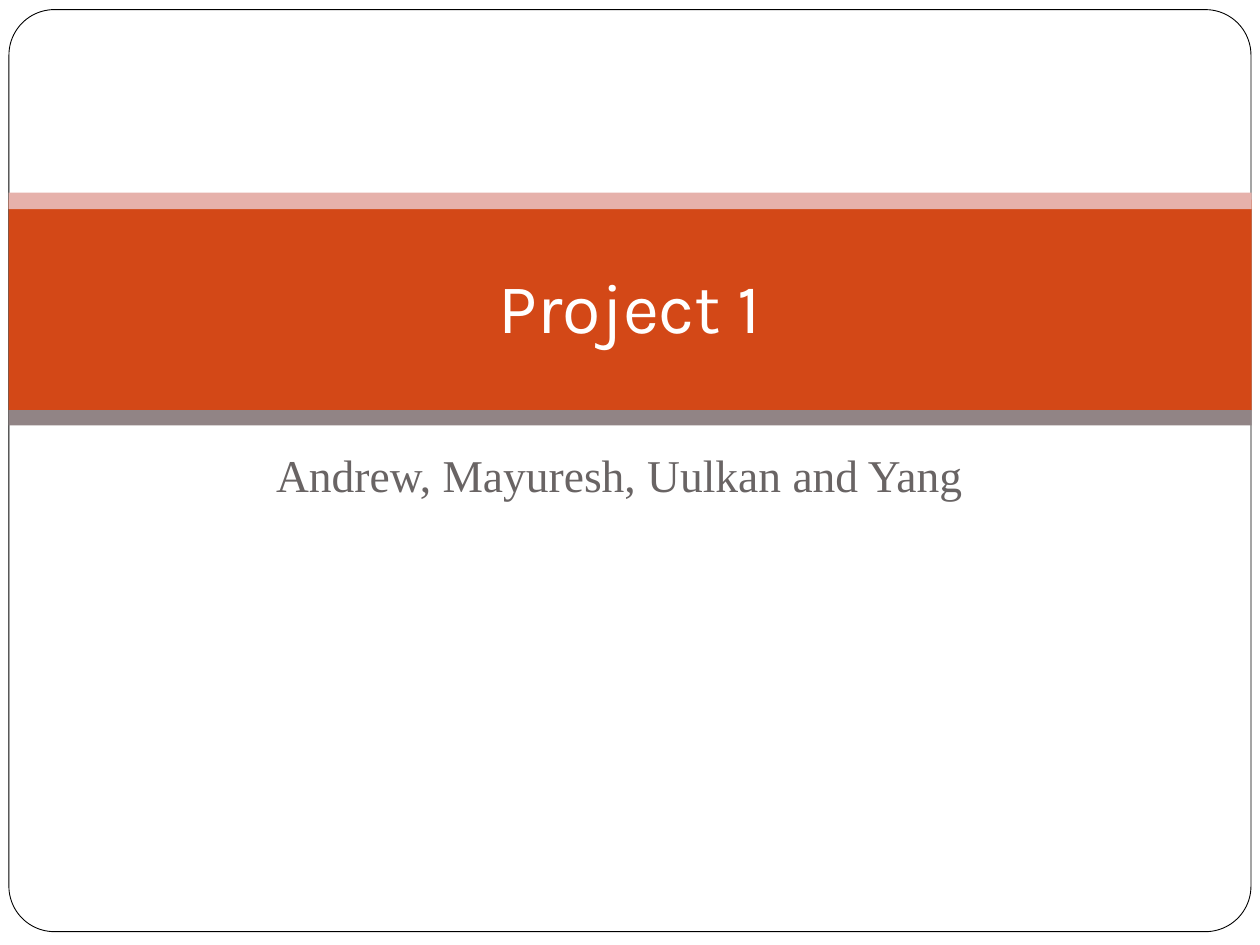
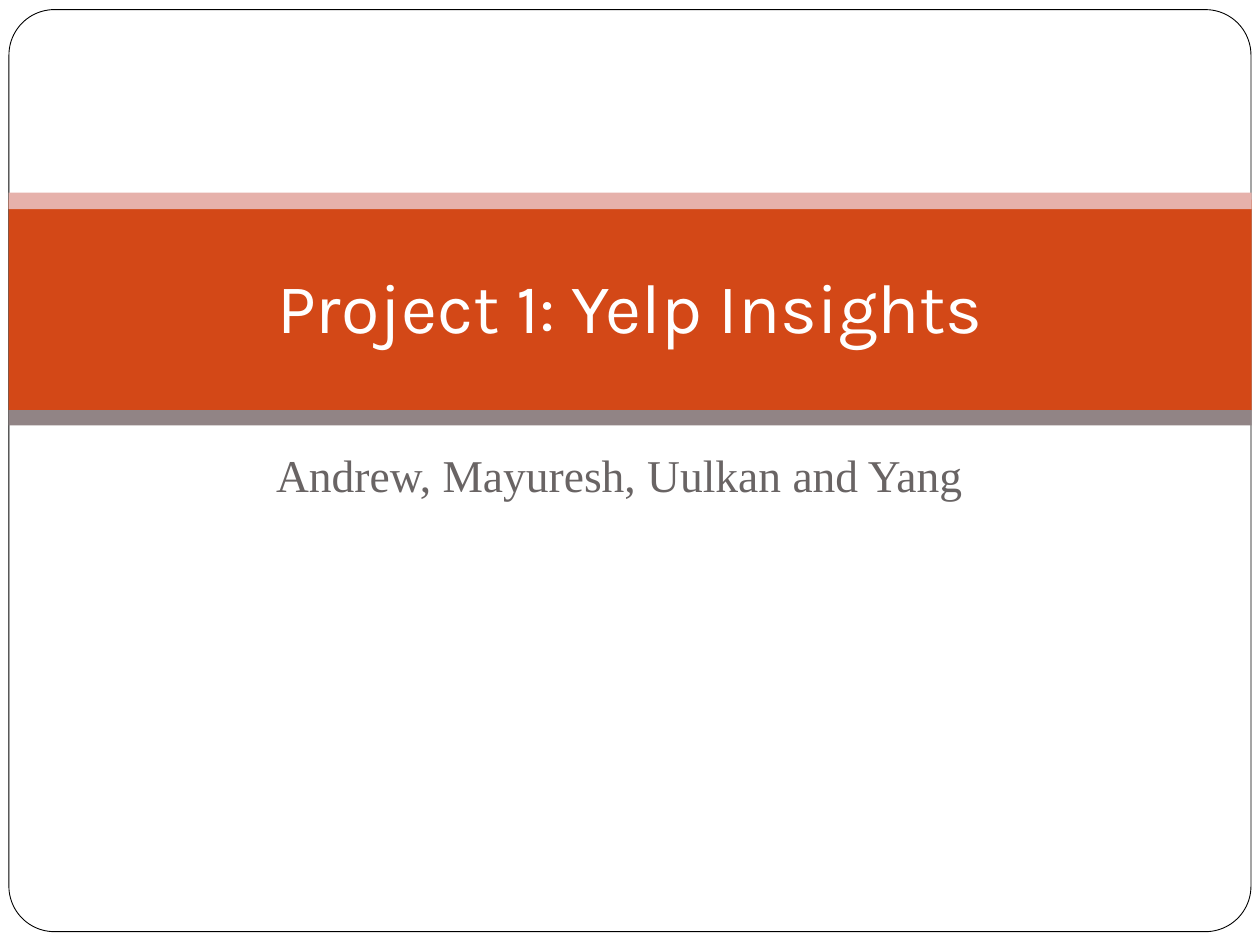
Before and after one commit to achin83/MayUulYanAnd, a slide deck: slide 1 of Project 1.ppt. Drawn at 1260x945 pixels with LibreOffice and Linux fonts; fonts in the diff are those of the drawing; background and template pictures are left out. Boxes give left, top, right and bottom in pixels: in the first picture for what was removed or moved away, otherwise in the second. Text is boxed around its words. In the diff, an @@ line names an element or a change of style, - is before the commit and + after.

```diff
--- a/Project 1.ppt
+++ b/Project 1.ppt
@@ title at <box>277,285,983,349</box>: text changed @@
-Project 1
+Project 1: Yelp Insights
```
Also in this commit, not shown: 1 other slide changed, 1 other file.
